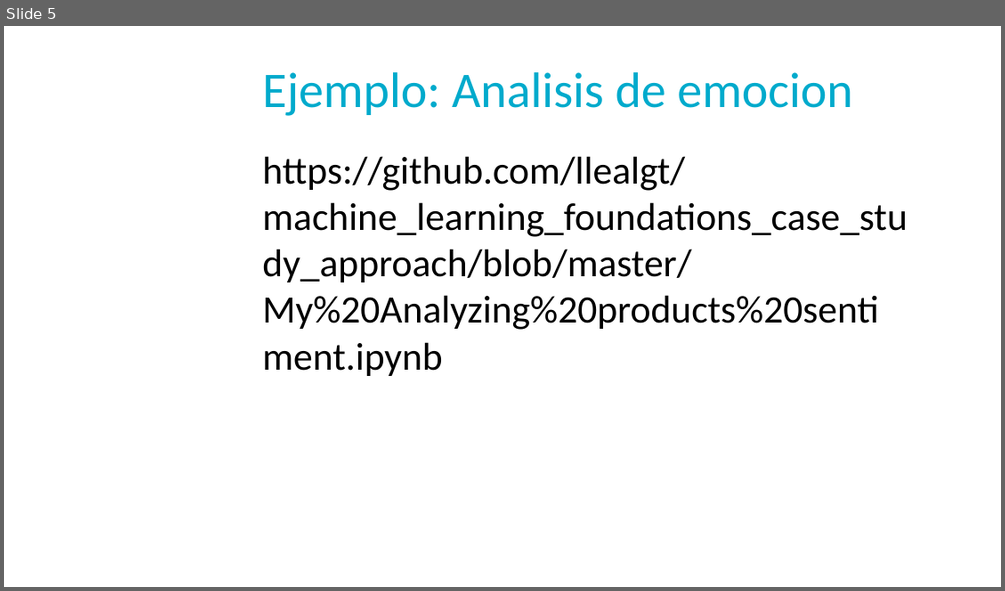
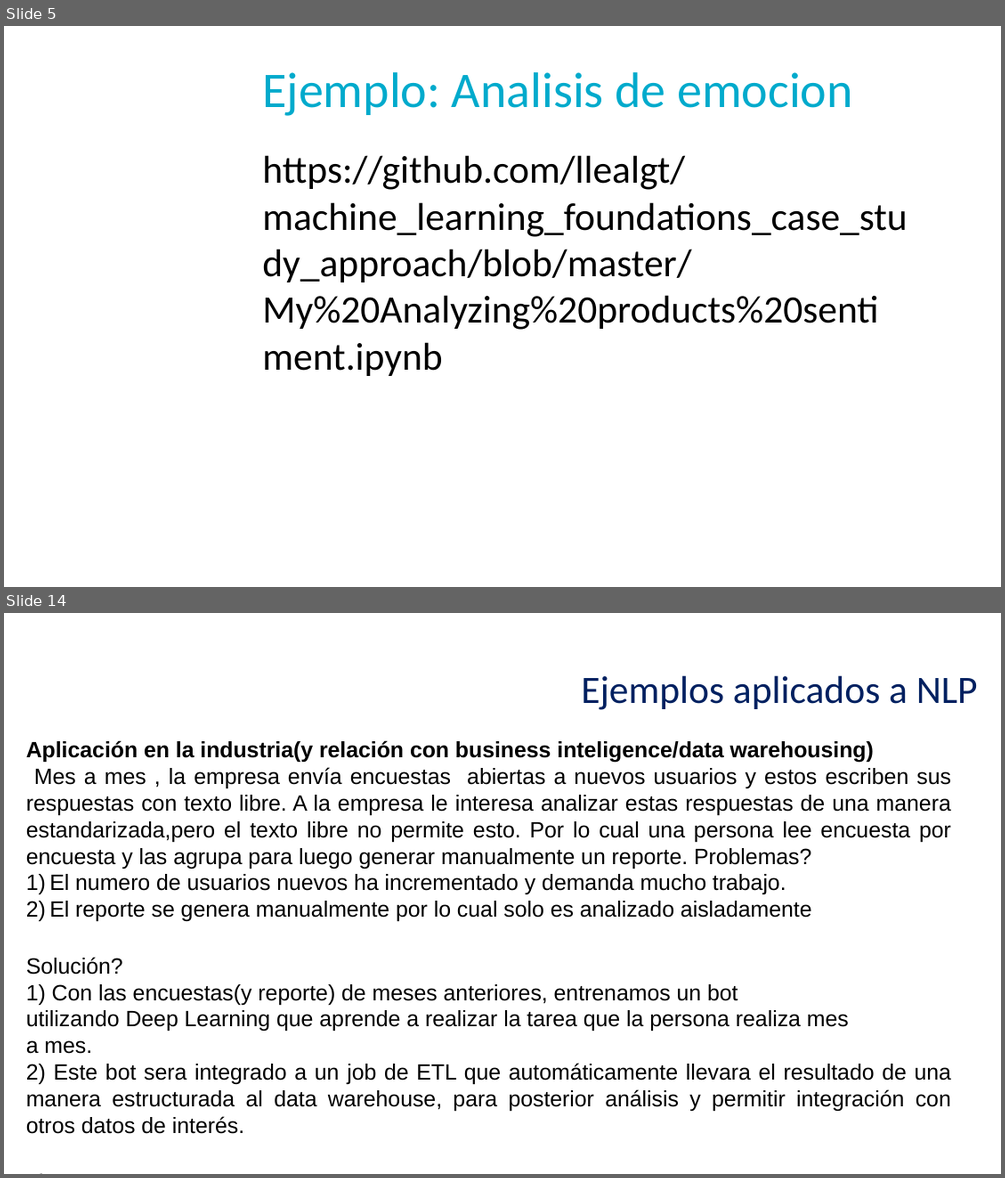
Before and after one commit to llealgt/Presentacion_UVG_Semana_de_a_tecnologia_2017, a slide deck: UVG_NLP_Presentation.pptx. Shown one above the other, each under a label of ours: slide 5 before the commit, slides 5 and 14 after it; the slides between them are not shown. The pictures are 1005x591 and 1005x1178 pixels, drawn with LibreOffice and Linux fonts; fonts in the diff are those of the drawing; background and template pictures are left out. Boxes give left, top, right and bottom in pixels: in the first picture for what was removed or moved away, otherwise in the second. Text is boxed around its words. In the diff, an @@ line names an element or a change of style, - is before the commit and + after.

```diff
--- a/UVG_NLP_Presentation.pptx
+++ b/UVG_NLP_Presentation.pptx
@@ slide 14 added at bbox=[4, 613, 1001, 1174], background picture (left out) @@
@@ text added at bbox=[581, 675, 978, 710], 28 pt, text #002060 @@
+Ejemplos aplicados a NLP
@@ text added at bbox=[26, 740, 951, 1134], 16 pt, text #000000 @@
+Aplicación en la industria(y relación con business inteligence/data warehousing)
+Mes a mes , la empresa envía encuestas abiertas a nuevos usuarios y estos escriben sus respuestas con texto libre. A la empresa le interesa analizar estas respuestas de una manera estandarizada,pero el texto libre no permite esto. Por lo cual una persona lee encuesta por encuesta y las agrupa para luego generar manualmente un reporte. Problemas?
+1) El numero de usuarios nuevos ha incrementado y demanda mucho trabajo.
+2) El reporte se genera manualmente por lo cual solo es analizado aisladamente
+Solución?
+1) Con las encuestas(y reporte) de meses anteriores, entrenamos un bot
+utilizando Deep Learning que aprende a realizar la tarea que la persona realiza mes
+a mes.
+2) Este bot sera integrado a un job de ETL que automáticamente llevara el resultado de una manera estructurada al data warehouse, para posterior análisis y permitir integración con otros datos de interés.
```
Also in this commit, not shown: 2 slides changed, 10 other slides added, 3 slides removed.
